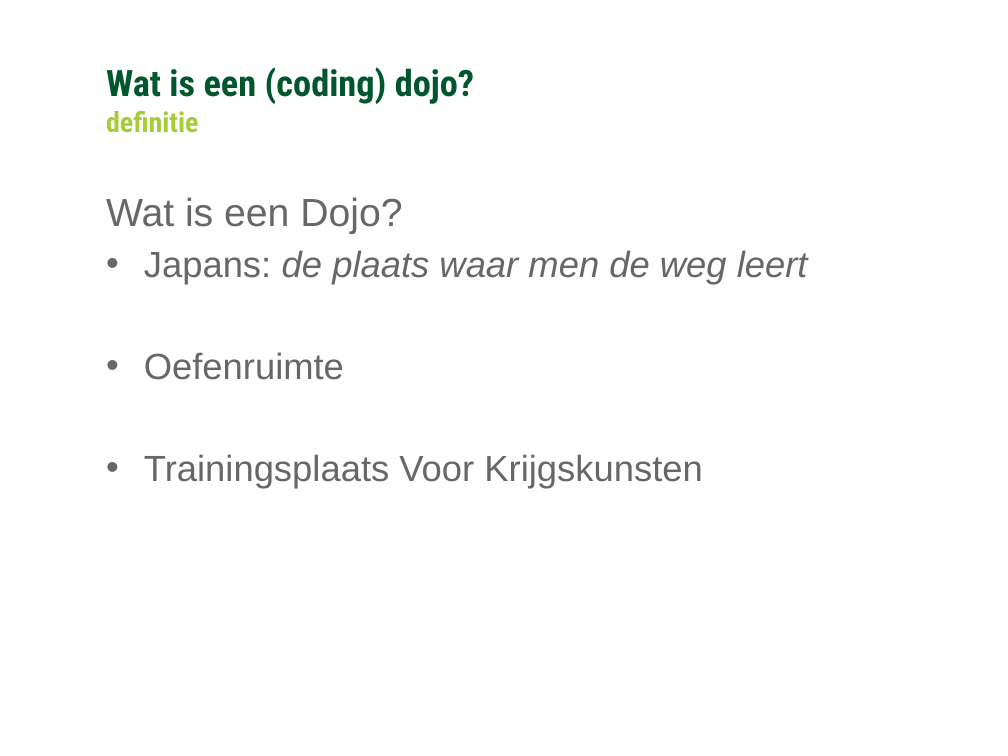
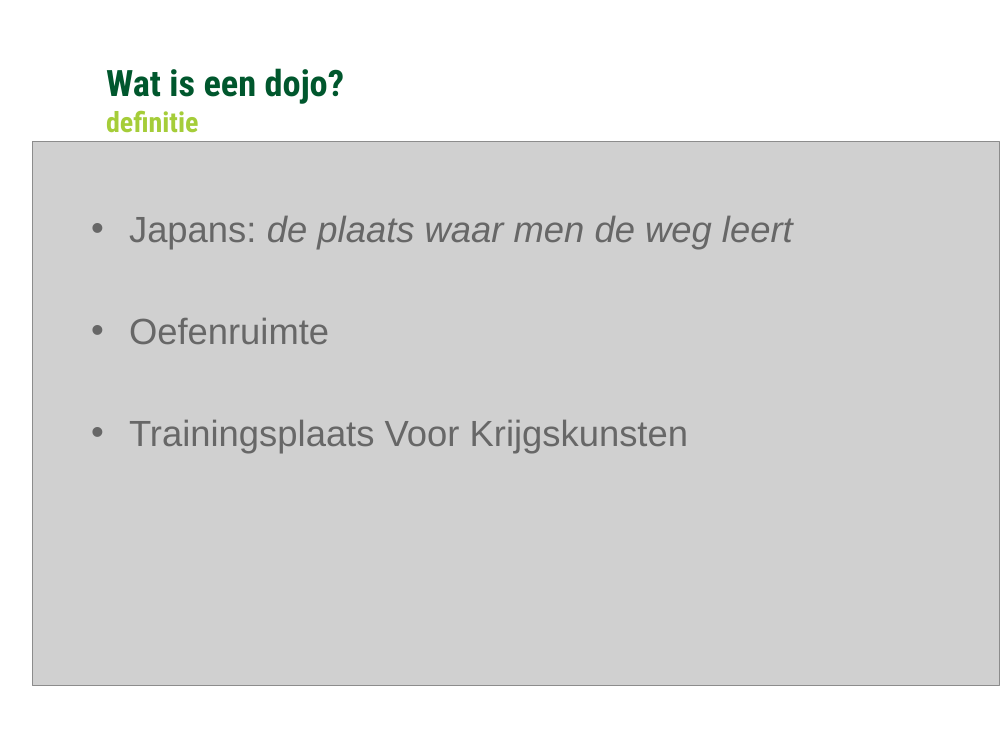
Before and after one commit to Ozindar/GCUnitTestDojo, a slide deck: slide 3 of Algemeen over Dojos/Coding Dojo.pptx. Drawn at 1008x756 pixels with LibreOffice and Linux fonts; fonts in the diff are those of the drawing; grey boxes stand for pictures; background and template pictures are left out. Boxes give left, top, right and bottom in pixels: in the first picture for what was removed or moved away, otherwise in the second. Text is boxed around its words. In the diff, an @@ line names an element or a change of style, - is before the commit and + after.

```diff
--- a/Algemeen over Dojos/Coding Dojo.pptx
+++ b/Algemeen over Dojos/Coding Dojo.pptx
@@ background #FFFFFF to #FFFFFF at 14% opacity @@
@@ text at (x1=106, y1=68, x2=344, y2=104): text changed @@
-Wat is een (coding) dojo?
+Wat is een dojo?
@@ picture added at (x1=32, y1=142, x2=999, y2=686) @@
@@ text "Japans: de plaats waar men ..." moved from (x1=106, y1=197, x2=808, y2=488) to (x1=129, y1=216, x2=793, y2=454) @@
@@ text at (x1=106, y1=197, x2=402, y2=234): paragraph removed @@
-Wat is een Dojo?
```
Also in this commit, not shown: 6 other slides changed, 2 other files.
